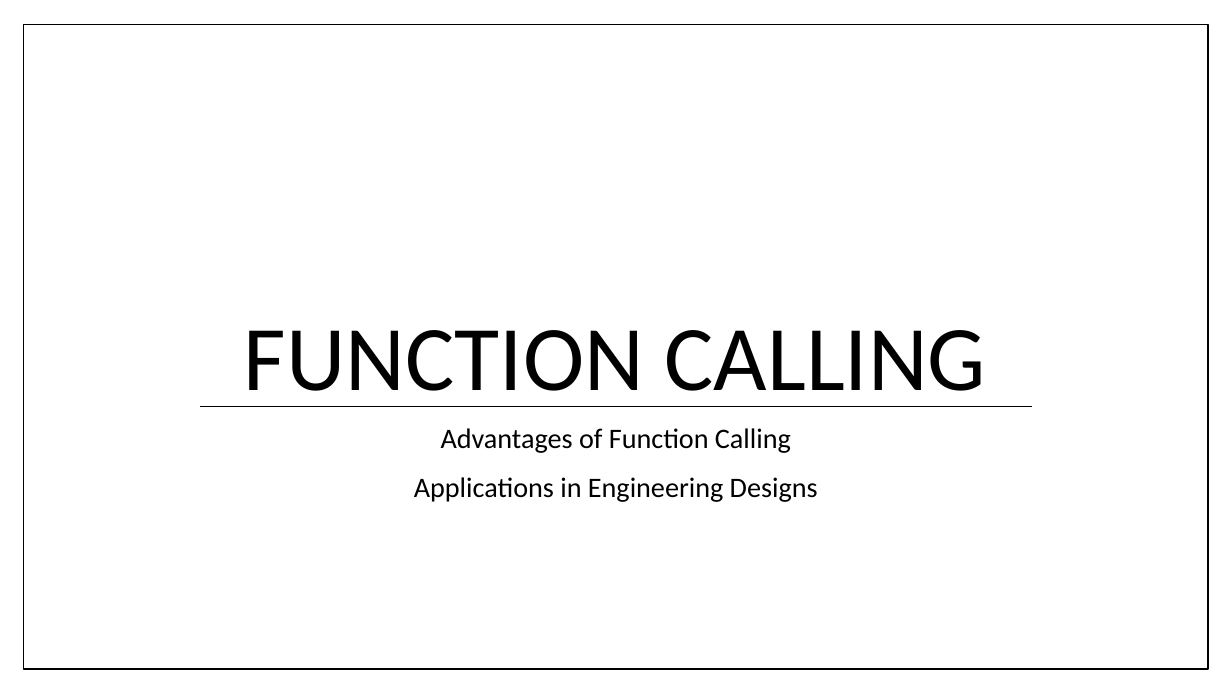
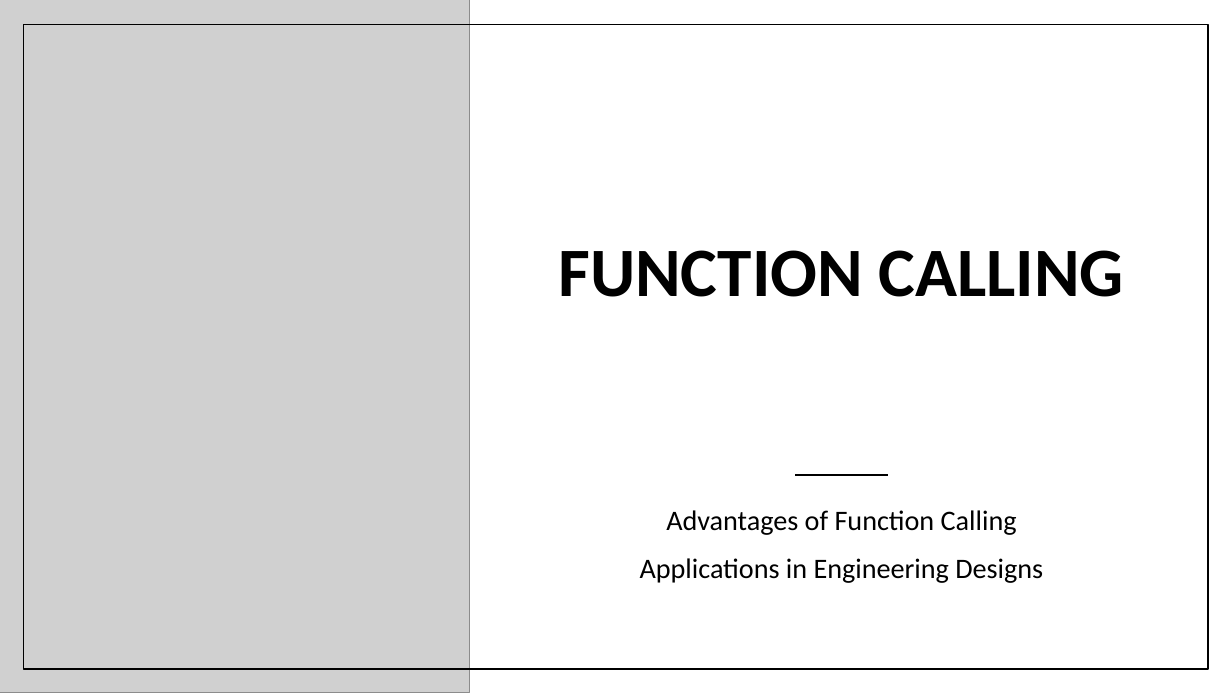
Before and after one commit to wrtnlabs/autobe, a slide deck: slide 35 of website/public/seminars/20260326-qwen-meetup-korea.pptx. Drawn at 1232x693 pixels with LibreOffice and Linux fonts; fonts in the diff are those of the drawing; grey boxes stand for pictures. Boxes give left, top, right and bottom in pixels: in the first picture for what was removed or moved away, otherwise in the second. Text is boxed around its words. In the diff, an @@ line names an element or a change of style, - is before the commit and + after.

```diff
--- a/website/public/seminars/20260326-qwen-meetup-korea.pptx
+++ b/website/public/seminars/20260326-qwen-meetup-korea.pptx
@@ rectangle added at box(0, 0, 1232, 693), fill #FFFFFF @@
@@ rectangle added at box(0, 0, 419, 693), fill #FFFFFF @@
@@ picture added at box(0, 0, 470, 693) @@
@@ rectangle removed at box(23, 25, 1208, 669) @@
@@ rectangle added at box(23, 25, 1208, 669), outline #000000 1 pt @@
@@ title "FUNCTION CALLING": place and size @@
-title "FUNCTION CALLING" at box(244, 330, 986, 407)
+title "FUNCTION CALLING" at box(558, 250, 1124, 297)
@@ title "FUNCTION CALLING" at box(558, 250, 1124, 297): size 72 to 54 pt, bold on; vertical alignment bottom to middle @@
@@ line removed from (201, 407) to (1032, 407) @@
@@ line added from (796, 475) to (888, 475), #000000 1.5 pt @@
@@ text "Advantages of Function Calling": place and size @@
-text "Advantages of Function Calling" at box(414, 428, 818, 502)
+text "Advantages of Function Calling" at box(640, 510, 1043, 583)
@@ text "Advantages of Function Calling" at box(640, 510, 1043, 583): vertical alignment top to middle @@
```
Also in this commit, not shown: 5 other slides changed, 2 slides removed.
